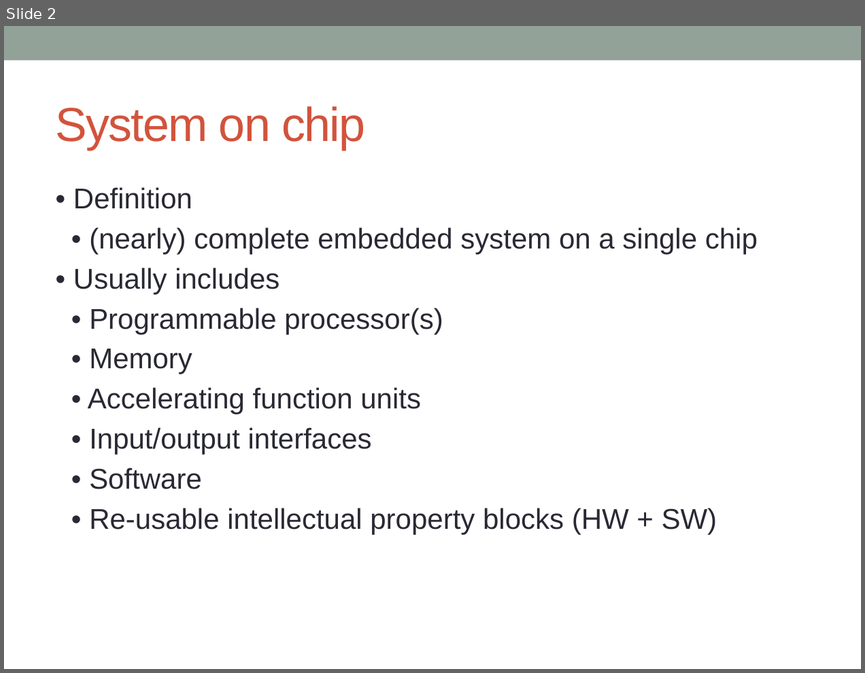
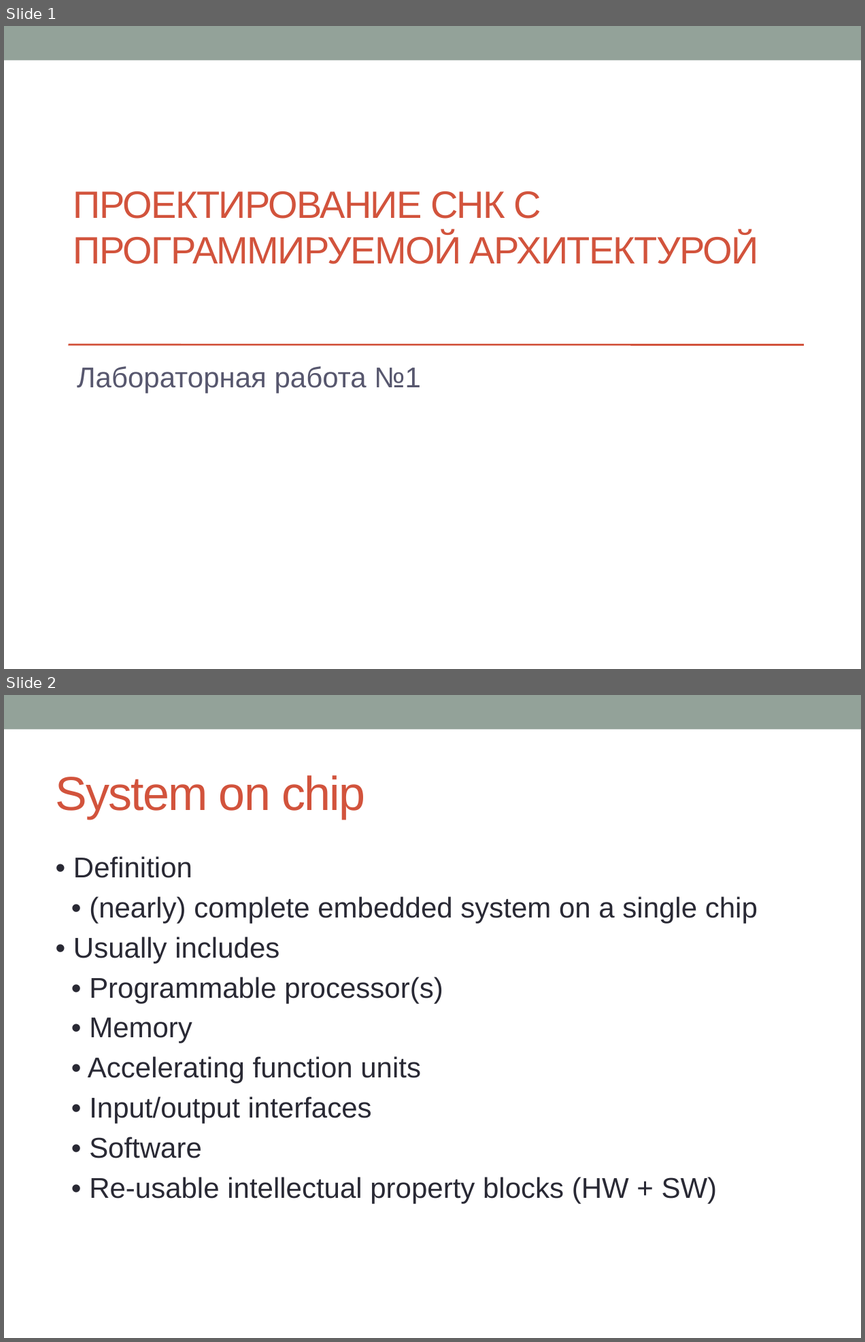
Before and after one commit to kenezoer/soc_programming, a slide deck: doc/Labs/LabWork1.pptx. Shown one above the other, each under a label of ours: slide 2 before the commit, slides 1 and 2 after it. The pictures are 865x673 and 865x1342 pixels, drawn with LibreOffice and Linux fonts; fonts in the diff are those of the drawing. Boxes give left, top, right and bottom in pixels: in the first picture for what was removed or moved away, otherwise in the second. Text is boxed around its words. In the diff, an @@ line names an element or a change of style, - is before the commit and + after.

```diff
--- a/doc/Labs/LabWork1.pptx
+++ b/doc/Labs/LabWork1.pptx
@@ slide 1 added at (4,26,861,669), background #FFFFFF; not listed: 1 template element that a slide beside it also shows @@
@@ title added at (73,191,759,264), 32 pt, text #D2533C @@
+ПРОЕКТИРОВАНИЕ СНК С ПРОГРАММИРУЕМОЙ АРХИТЕКТУРОЙ
@@ line added from (68, 345) to (804, 345), #D2533C 1.5 pt @@
@@ subtitle added at (77,366,420,393), 24 pt, text #57576E @@
+Лабораторная работа №1
```
Also in this commit, not shown: 5 slides changed, 2 other slides added, 8 slides removed, 3 other files.
